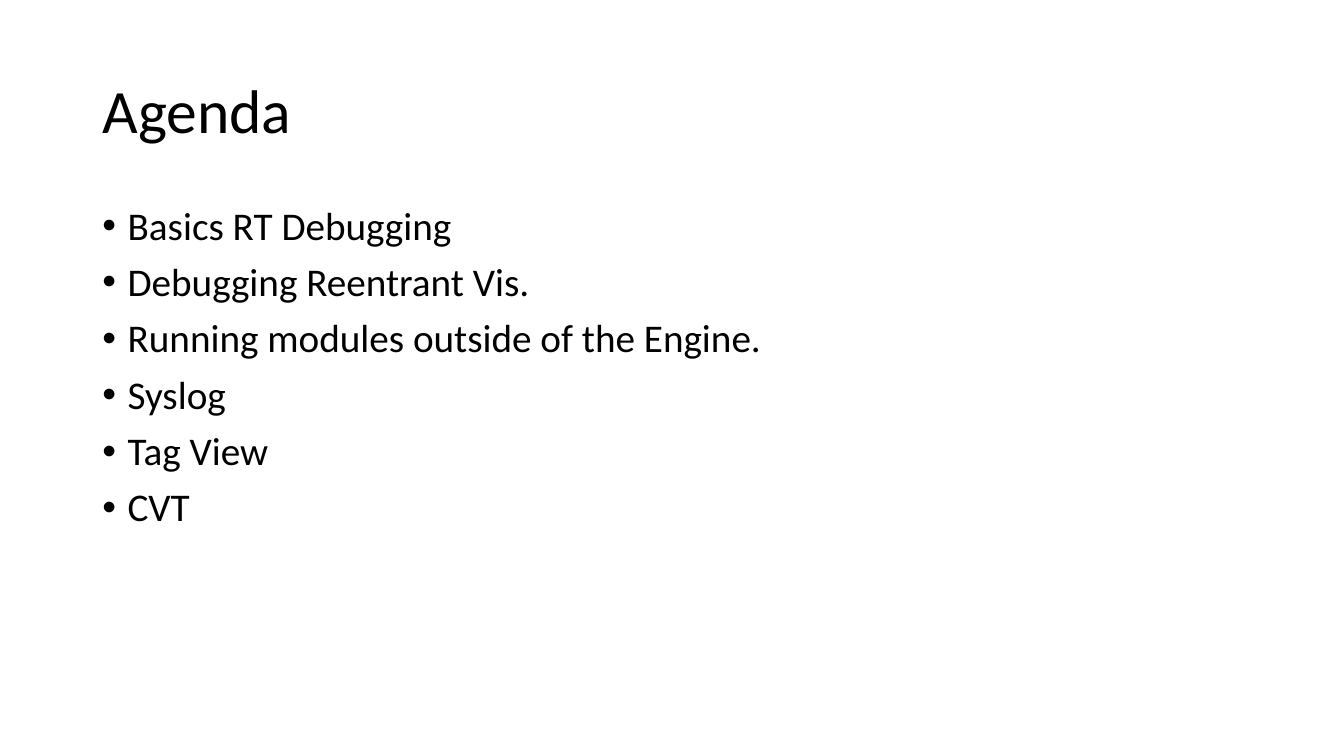
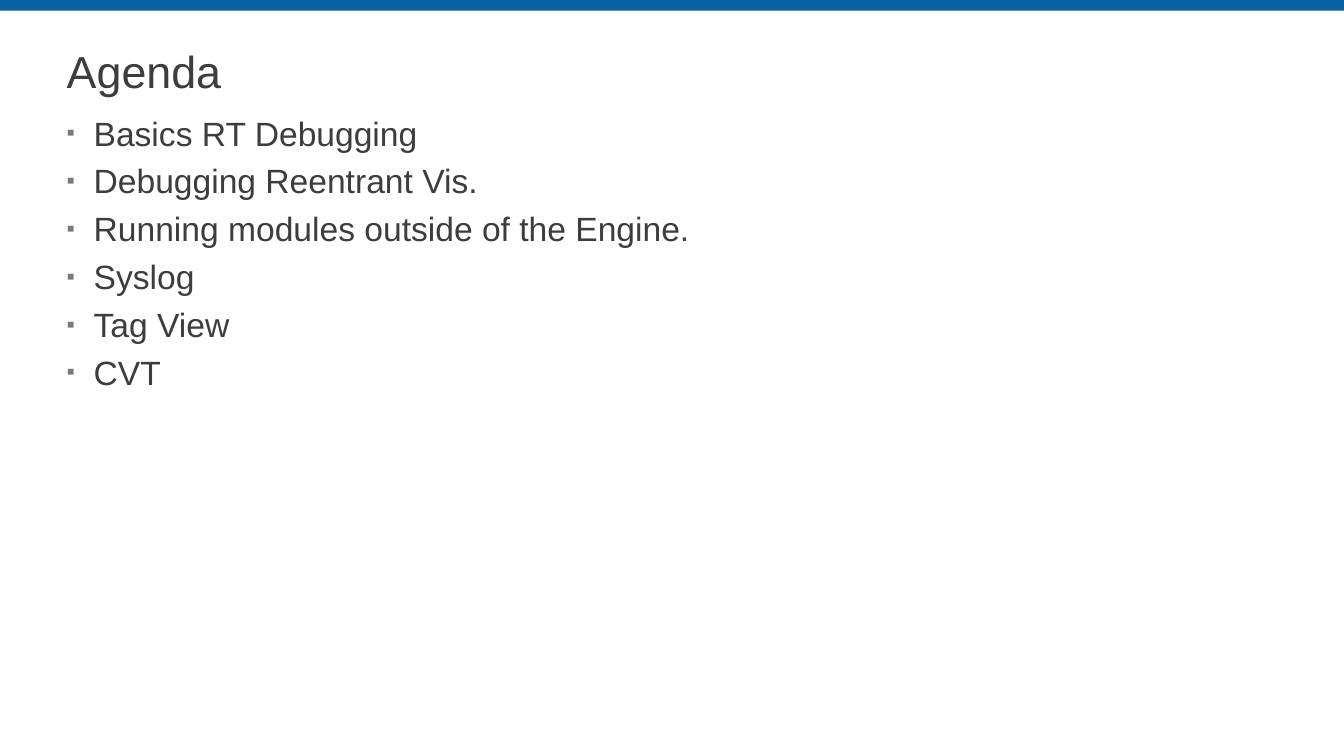
Before and after one commit to LabVIEW-DCAF/Documentation, a slide deck: slide 2 of Trunk/Getting Started Material/DCAF Training/8 Debugging DCAF.pptx. Drawn at 1344x756 pixels with LibreOffice and Linux fonts; fonts in the diff are those of the drawing; background and template pictures are left out. Boxes give left, top, right and bottom in pixels: in the first picture for what was removed or moved away, otherwise in the second. Text is boxed around its words. In the diff, an @@ line names an element or a change of style, - is before the commit and + after.

Commit message:
Working on ensuring diagram consistency
Went through many of the slide decks to ensure diagrams were consistent. Now they use similar color schemes, use PPT instead of Draw.IO. Also cleaned up the templates from the slide decks.

```diff
--- a/Trunk/Getting Started Material/DCAF Training/8 Debugging DCAF.pptx
+++ b/Trunk/Getting Started Material/DCAF Training/8 Debugging DCAF.pptx
@@ rectangle added at [0,0,1344,11], fill #0A60A3 @@
@@ title "Agenda": place and size @@
-title "Agenda" at [102,90,291,144]
+title "Agenda" at [67,55,221,97]
@@ title "Agenda" at [67,55,221,97]: size 44 to 32 pt, font Calibri to Arial, text colour #000000 to #3D3D3D @@
@@ text "Basics RT Debugging": place and size @@
-text "Basics RT Debugging" at [128,212,761,522]
+text "Basics RT Debugging" at [94,121,689,386]
@@ text "Basics RT Debugging" at [94,121,689,386]: size 28 to 24 pt, font Calibri to Arial, text colour #000000 to #3D3D3D; bullet • to ▪; line spacing 0.9 to 1; less space between paragraphs @@
```
Also in this commit, not shown: 5 other slides changed, 7 slides added, 1 slide removed, 3 other files.
